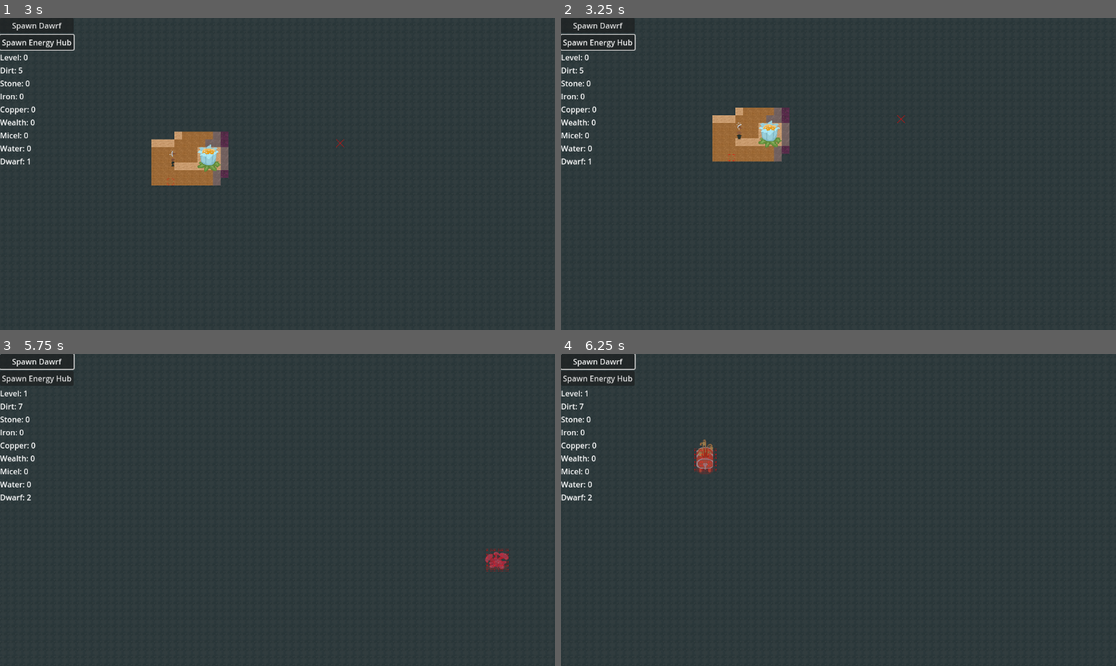
Above: before the commit, frames 1-4 (two rows, left to right).
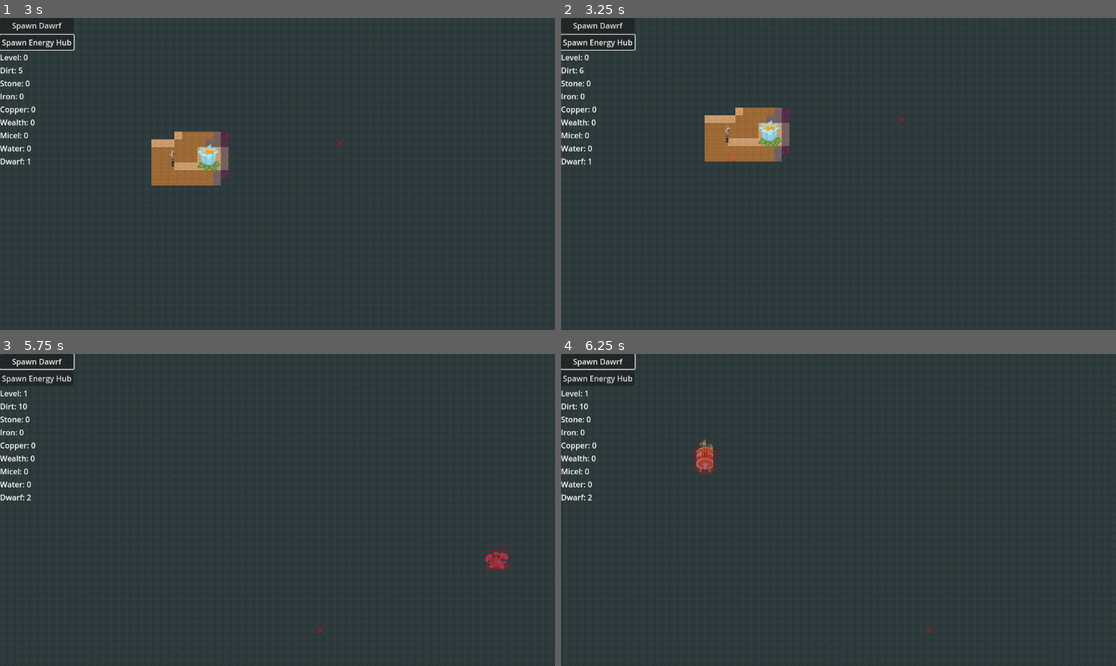
Above: after the commit, the same moments.

Repository: themoonforge/evergrove
Game: Godot game, scene res://world.tscn
The game is run twice, just before and just after one commit, with the same random seed, the same clock (stepped at 60 frames per second) and the same inputs.
Inputs (mouse positions are in pixels of both pictures, inside the frame that each line leads up to):
- Up to frame 1 (3 s): click "Spawn Dawrf" at 0.5 s; click "Spawn Energy Hub" at 1.25 s; tap Enter at 2 s; move the mouse to (399, 158) at 2.02 s; hold Right (ui_right) 2.03-2.78 s; tap G at 2.1 s; click (399, 158) at 2.17 s; move the mouse to (166, 189) at 2.77 s; hold Down (ui_down) from 2.78 s (still down); tap Q at 2.85 s
- Up to frame 2 (3.25 s): keep holding Down (ui_down)
- Up to frame 3 (5.75 s): move the mouse to (333, 441) at 3.52 s; release Down (ui_down) at 3.53 s; hold Right (ui_right) 3.53-4.28 s; tap E at 3.6 s; tap Space at 4.25 s; move the mouse to (249, 572) at 4.27 s; hold Up (ui_up) 4.28-5.03 s; tap C at 4.35 s; click (249, 572) at 4.42 s; tap Enter at 5 s; move the mouse to (444, 556) at 5.02 s; hold Left (ui_left) from 5.03 s (still down); tap F at 5.1 s
- Up to frame 4 (6.25 s): keep holding Left (ui_left); move the mouse to (672, 463) at 5.77 s; tap B at 5.85 s

Frame 1 is identical in both runs. In frame 2, 0.3% of the frame differs, in the area x 3-33%, y 15-47%; in frame 3, less than 0.1%; in frame 4, less than 0.1%.

Commit message:
fix(AI): movement targets need to actually be reached again, no more early naps

Diff:
--- a/evergrove/AI/agent.gd
+++ b/evergrove/AI/agent.gd
@@ -94,12 +94,12 @@
 				task.location.layer = movement_target.z
 				print("Agent "+str(self)+" moving to task location "+str(task.location))
 				working_on_task = true
-			else:
-				if task.has_callback:
-					task.callback.call()
-				tasks.pop_front()
-				print("Agent "+str(self)+" reached task location")
-				working_on_task = false
+			elif Vector3(self.get_parent().current_position.x, self.get_parent().current_position.y, self.get_parent().current_level).distance_to(Vector3(task.location.coordinates.x, task.location.coordinates.y, task.location.layer)) < 1.0 and  working_on_task:
+					if task.has_callback:
+						task.callback.call()
+					tasks.pop_front()
+					print("Agent "+str(self)+" reached task location")
+					working_on_task = false
 		ai_globals.TASK_TYPE.SLEEP:
 			if task.location.invalid:
 				print("Agent "+str(self)+" unable to do sleep task, target invalid (probably no energy hub exists)")
@@ -111,7 +111,7 @@
 				task.location.layer = movement_target.z
 				print("Agent "+str(self)+" moving to task location "+str(task.location))
 				working_on_task = true
-			else:
+			elif Vector3(self.get_parent().current_position.x, self.get_parent().current_position.y, self.get_parent().current_level).distance_to(Vector3(task.location.coordinates.x, task.location.coordinates.y, task.location.layer)) < 1.0 and working_on_task:
 				if task.has_callback:
 					task.callback.call()
 				tasks.pop_front()
